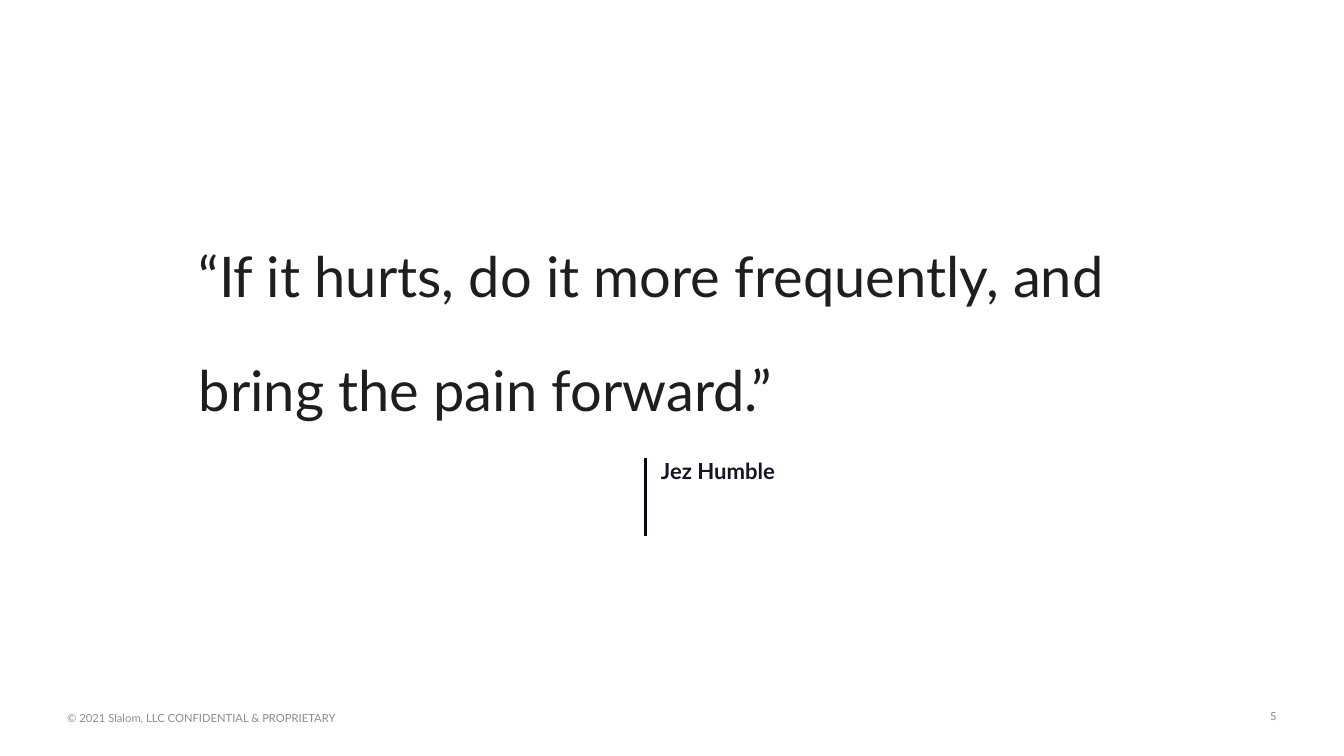
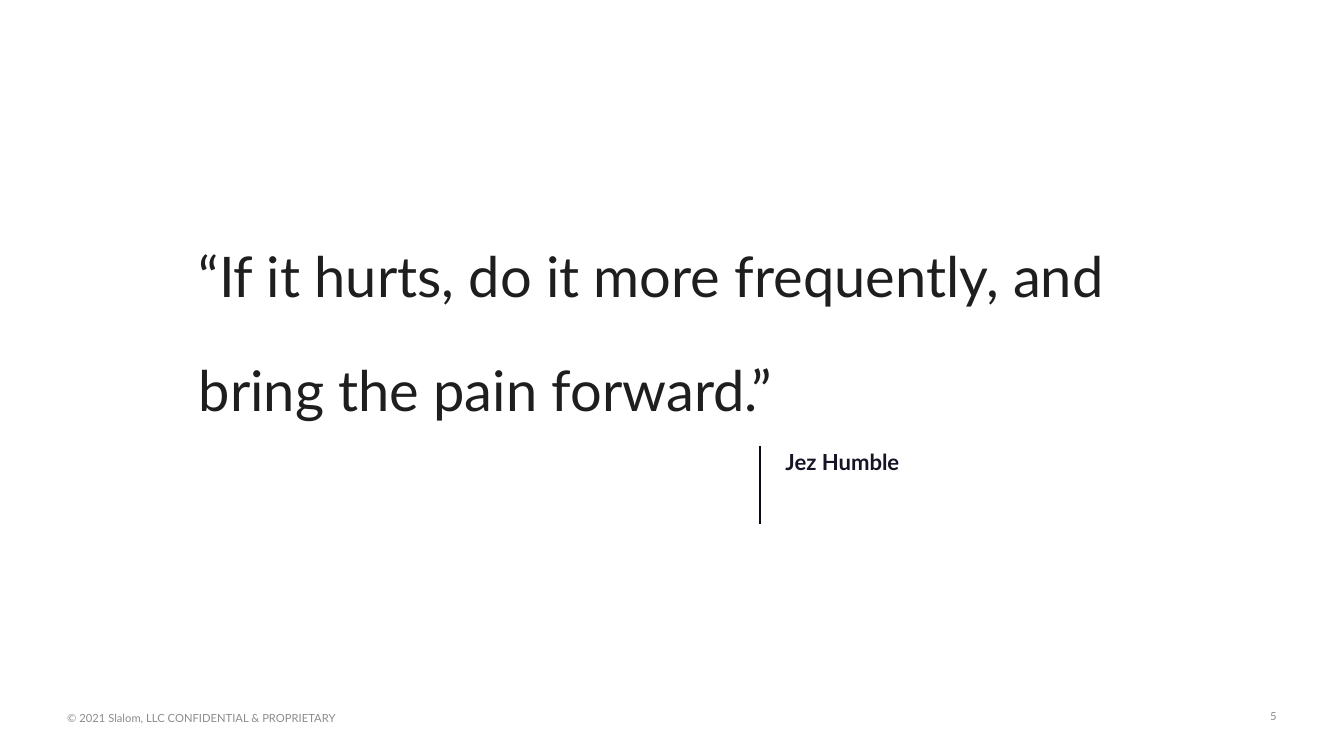
Before and after one commit to kangster7/cdond-c3-projectstarter, a slide deck: slide 5 of Presentation1.pptx. Drawn at 1344x756 pixels with LibreOffice and Linux fonts; fonts in the diff are those of the drawing. Boxes give left, top, right and bottom in pixels: in the first picture for what was removed or moved away, otherwise in the second. Text is boxed around its words. In the diff, an @@ line names an element or a change of style, - is before the commit and + after.

```diff
--- a/Presentation1.pptx
+++ b/Presentation1.pptx
@@ freeform shape: place and size @@
-freeform shape at (645,459,645,536)
+freeform shape at (760,446,760,523)
@@ text "Jez Humble": place and size @@
-text "Jez Humble" at (661,462,774,479)
+text "Jez Humble" at (785,453,899,470)
```
Also in this commit, not shown: 1 other file.
